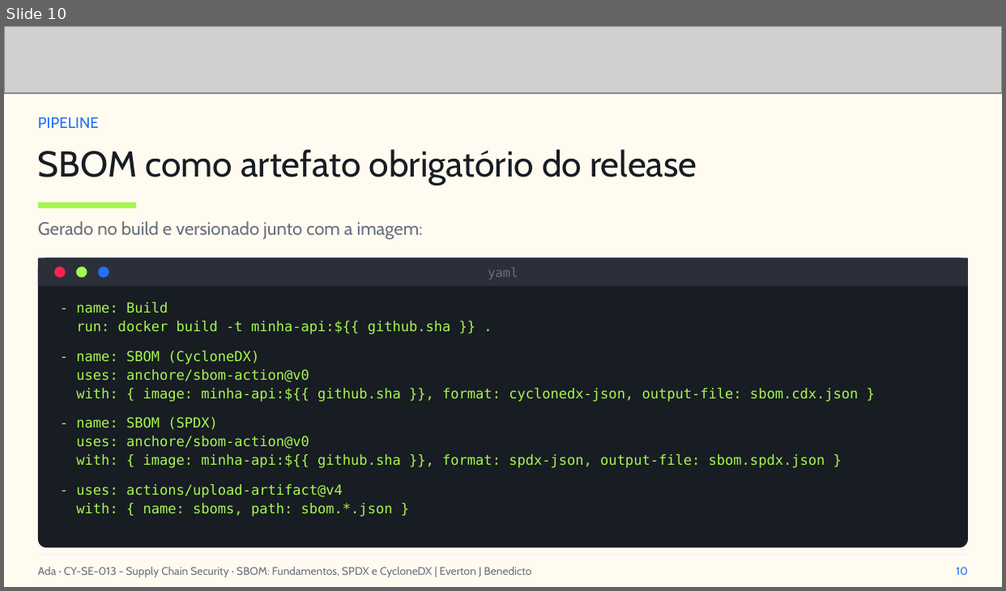
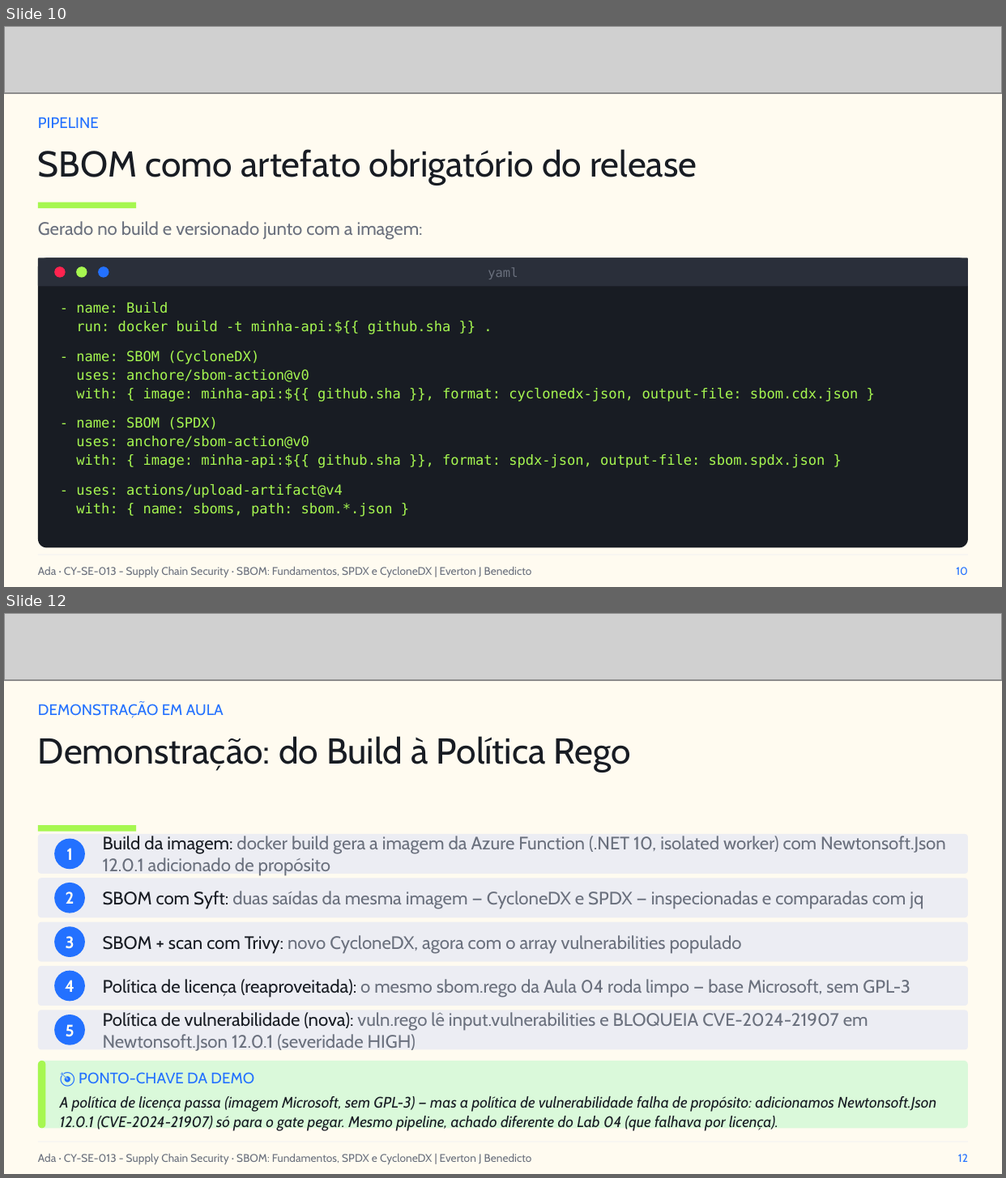
Before and after one commit to everton-dev/AdaTech.Aulas, a slide deck: CY-SE-013 - Supply Chain Security/slides/Aula_04_SBOM_Fundamentos_SPDX_e_CycloneDX.pptx. Shown one above the other, each under a label of ours: slide 10 before the commit, slides 10 and 12 after it; the slides between them are not shown. The pictures are 1006x591 and 1006x1178 pixels, drawn with LibreOffice and Linux fonts; fonts in the diff are those of the drawing; grey boxes stand for pictures. Boxes give left, top, right and bottom in pixels: in the first picture for what was removed or moved away, otherwise in the second. Text is boxed around its words. In the diff, an @@ line names an element or a change of style, - is before the commit and + after.

```diff
--- a/CY-SE-013 - Supply Chain Security/slides/Aula_04_SBOM_Fundamentos_SPDX_e_CycloneDX.pptx
+++ b/CY-SE-013 - Supply Chain Security/slides/Aula_04_SBOM_Fundamentos_SPDX_e_CycloneDX.pptx
@@ slide 12 added at [4,613,1002,1174], background #FFFBF0 @@
@@ picture added at [4,613,1002,680] @@
@@ text added at [38,702,224,718], 11 pt, text #2371FF @@
+DEMONSTRAÇÃO EM AULA
@@ text added at [38,736,631,773], 26 pt, text #181C23 @@
+Demonstração: do Build à Política Rego
@@ rectangle added at [38,825,136,832], fill #A6F750 @@
@@ rounded rectangle added at [38,835,968,875], fill #ECEDF3 @@
@@ ellipse added at [54,838,85,870], fill #2371FF @@
@@ text added at [66,848,73,860], 12 pt, text #FFFDF8, bold @@
+1
@@ text added at [103,836,946,876], 13 pt, text #6A707D @@
+Build da imagem: docker build gera a imagem da Azure Function (.NET 10, isolated worker) com Newtonsoft.Json 12.0.1 adicionado de propósito
@@ rounded rectangle added at [38,879,968,918], fill #ECEDF3 @@
@@ ellipse added at [54,883,85,914], fill #2371FF @@
@@ text added at [66,892,74,904], 12 pt, text #FFFDF8, bold @@
+2
@@ text added at [103,891,923,909], 13 pt, text #6A707D @@
+SBOM com Syft: duas saídas da mesma imagem — CycloneDX e SPDX — inspecionadas e comparadas com jq
@@ rounded rectangle added at [38,922,968,962], fill #ECEDF3 @@
@@ ellipse added at [54,926,85,957], fill #2371FF @@
@@ text added at [66,936,74,949], 12 pt, text #FFFDF8, bold @@
+3
@@ text added at [103,935,742,954], 13 pt, text #6A707D @@
+SBOM + scan com Trivy: novo CycloneDX, agora com o array vulnerabilities populado
@@ rounded rectangle added at [38,966,968,1006], fill #ECEDF3 @@
@@ ellipse added at [54,971,85,1002], fill #2371FF @@
@@ text added at [65,980,74,992], 12 pt, text #FFFDF8, bold @@
+4
@@ text added at [103,979,910,998], 13 pt, text #6A707D @@
+Política de licença (reaproveitada): o mesmo sbom.rego da Aula 04 roda limpo — base Microsoft, sem GPL-3
@@ rounded rectangle added at [38,1010,968,1050], fill #ECEDF3 @@
@@ ellipse added at [54,1015,85,1046], fill #2371FF @@
@@ text added at [66,1024,74,1037], 12 pt, text #FFFDF8, bold @@
+5
@@ text added at [103,1012,868,1051], 13 pt, text #6A707D @@
+Política de vulnerabilidade (nova): vuln.rego lê input.vulnerabilities e BLOQUEIA CVE-2024-21907 em Newtonsoft.Json 12.0.1 (severidade HIGH)
@@ rounded rectangle added at [38,1061,968,1129], fill #DAF9DA @@
@@ rounded rectangle added at [38,1061,46,1129], fill #A6F750 @@
@@ text added at [79,1072,254,1084], 11 pt, text #2371FF @@
+🎯 PONTO-CHAVE DA DEMO
@@ text added at [60,1097,936,1131], 11 pt, text #181C23, italic @@
+A política de licença passa (imagem Microsoft, sem GPL-3) — mas a política de vulnerabilidade falha de propósito: adicionamos Newtonsoft.Json 12.0.1 (CVE-2024-21907) só para o gate pegar. Mesmo pipeline, achado diferente do Lab 04 (que falhava por licença).
@@ rectangle added at [38,1142,968,1143], fill #ECEDF3 @@
@@ text added at [38,1154,532,1165], 8 pt, text #6A707D @@
+Ada · CY-SE-013 - Supply Chain Security · SBOM: Fundamentos, SPDX e CycloneDX | Everton J Benedicto
@@ text added at [958,1154,968,1162], 8 pt, text #2371FF @@
+12
```
Also in this commit, not shown: 7 slides changed, 17 other files.
